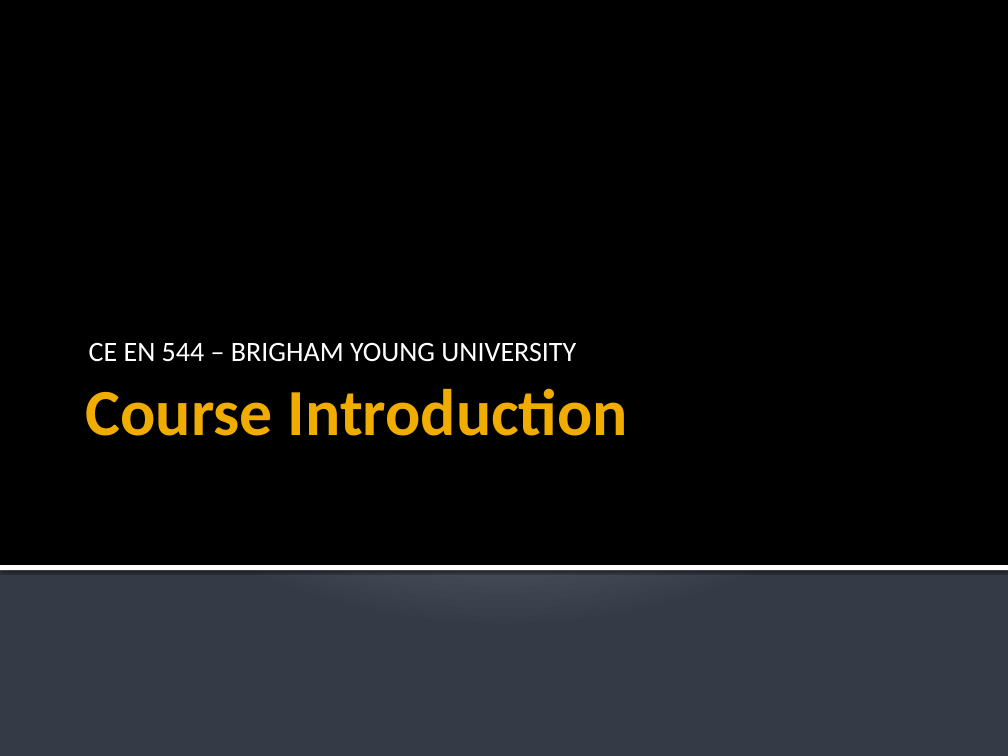
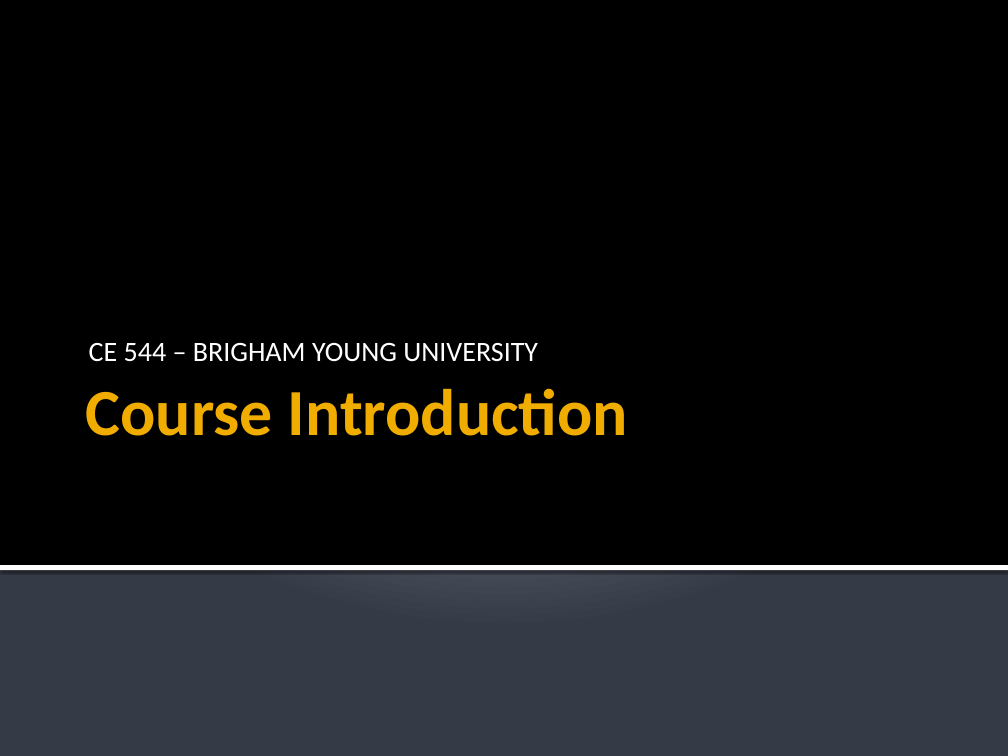
Before and after one commit to njones61/ce544, a slide deck: slide 1 of docs/resources/overview/intro.pptx. Drawn at 1008x756 pixels with LibreOffice and Linux fonts; fonts in the diff are those of the drawing. Boxes give left, top, right and bottom in pixels: in the first picture for what was removed or moved away, otherwise in the second. Text is boxed around its words. In the diff, an @@ line names an element or a change of style, - is before the commit and + after.

```diff
--- a/docs/resources/overview/intro.pptx
+++ b/docs/resources/overview/intro.pptx
@@ subtitle at [89, 342, 538, 362]: text changed @@
-CE EN 544 – BRIGHAM YOUNG UNIVERSITY
+CE 544 – BRIGHAM YOUNG UNIVERSITY
```
Also in this commit, not shown: 2 other slides changed, 3 slides added, 2 slides removed.
